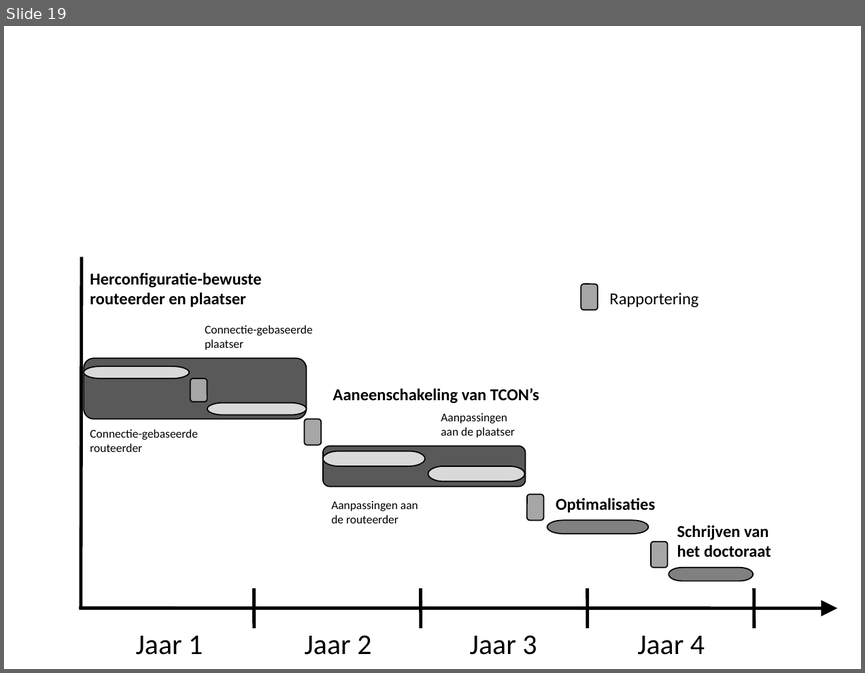
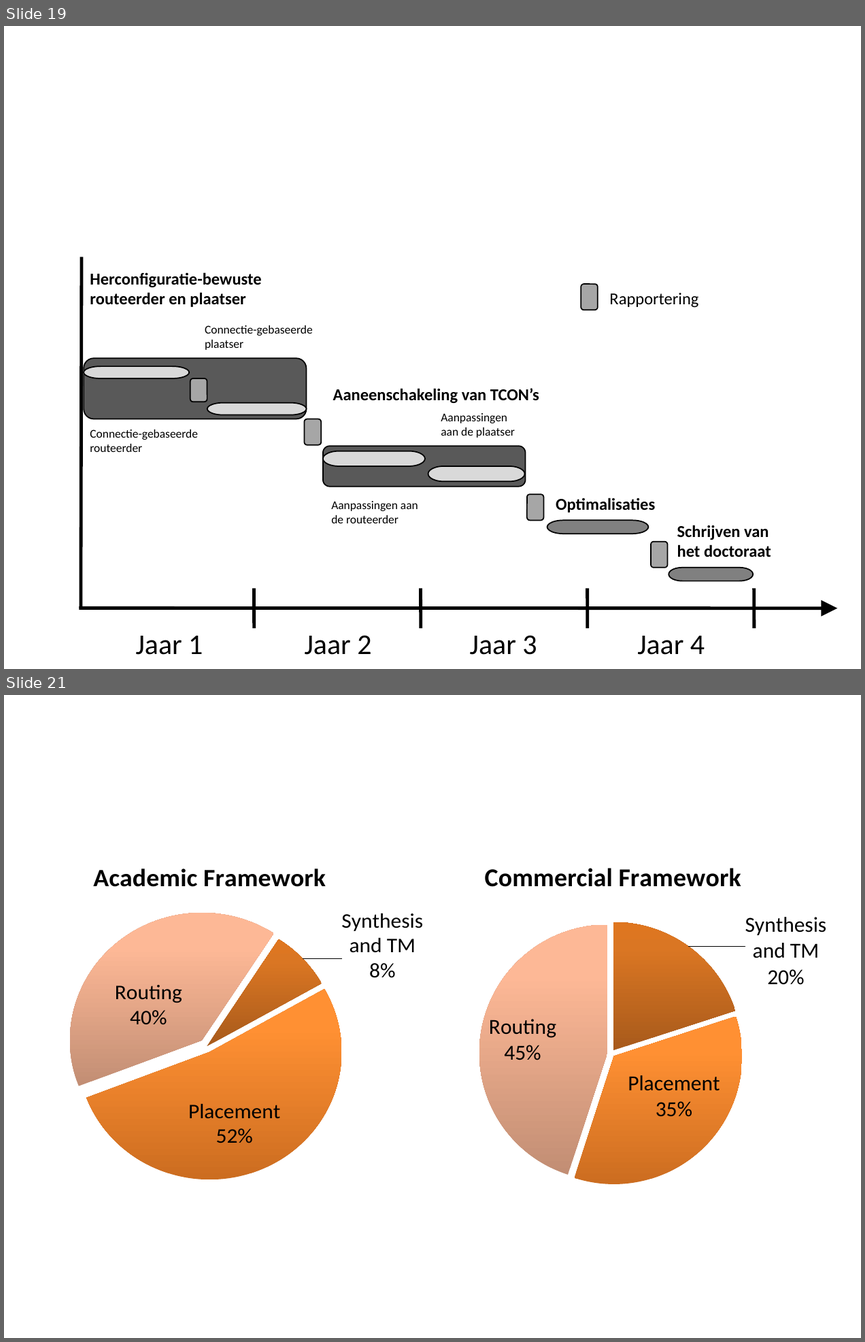
Before and after one commit to EliasVansteenkiste/application_csc_grant, a slide deck: figures/image_generator.pptx. Shown one above the other, each under a label of ours: slide 19 before the commit, slides 19 and 21 after it; the slides between them are not shown. The pictures are 865x673 and 865x1342 pixels, drawn with LibreOffice and Linux fonts; fonts in the diff are those of the drawing. Boxes give left, top, right and bottom in pixels: in the first picture for what was removed or moved away, otherwise in the second. Text is boxed around its words. In the diff, an @@ line names an element or a change of style, - is before the commit and + after.

```diff
--- a/figures/image_generator.pptx
+++ b/figures/image_generator.pptx
@@ slide 21 added at bbox=[4, 695, 861, 1338], background #FFFFFF @@
@@ pie chart added at bbox=[4, 841, 545, 1221] @@
+title "Academic Framework"
+categories: Synthesis and TM, Placement, Routing
+Series 1: 8, 52, 40
@@ pie chart added at bbox=[361, 841, 859, 1221] @@
+title "Commercial Framework"
+categories: Synthesis and TM, Placement, Routing
+Series 1: 20, 35, 45
```
Also in this commit, not shown: 1 slide changed, 1 other slide added, 2 other files.
